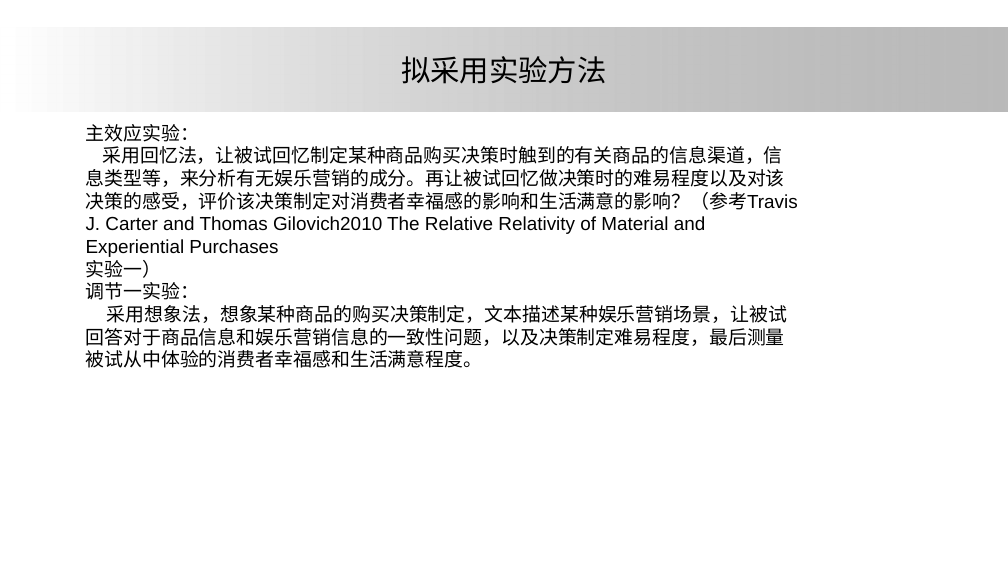
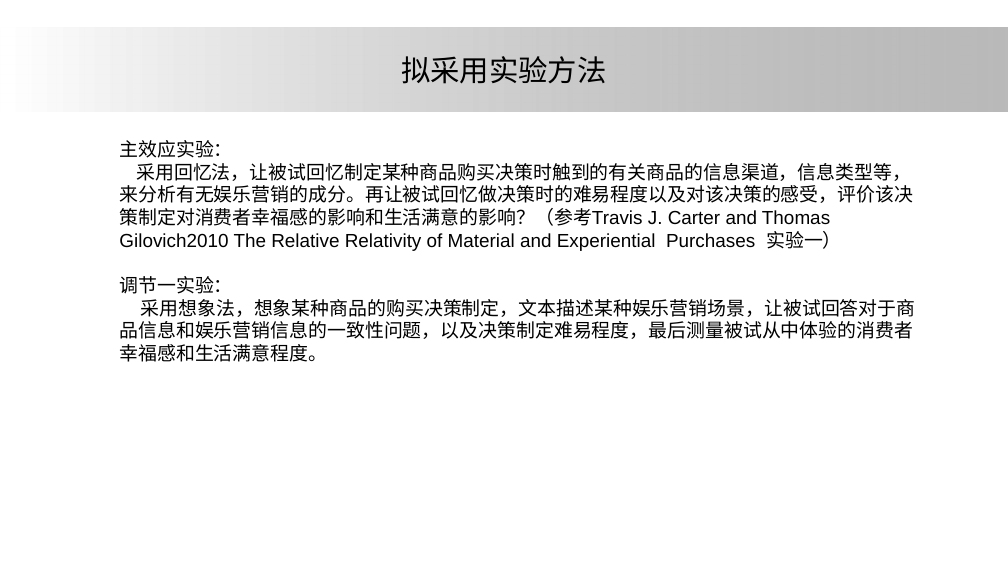
Before and after one commit to ElsaLuo/-, a slide deck: slide 25 of 我的坚果云/研究生搞学术/大论文/论文汇报/one.pptx. Drawn at 1008x567 pixels with LibreOffice and Linux fonts; fonts in the diff are those of the drawing; background and template pictures are left out. Boxes give left, top, right and bottom in pixels: in the first picture for what was removed or moved away, otherwise in the second. Text is boxed around its words. In the diff, an @@ line names an element or a change of style, - is before the commit and + after.

```diff
--- a/我的坚果云/研究生搞学术/大论文/论文汇报/one.pptx
+++ b/我的坚果云/研究生搞学术/大论文/论文汇报/one.pptx
@@ text "主效应实验：": place and size @@
-text "主效应实验：" at bbox=[86, 124, 798, 368]
+text "主效应实验：" at bbox=[119, 140, 916, 362]
@@ text at bbox=[119, 163, 913, 251]: text changed @@
-采用回忆法，让被试回忆制定某种商品购买决策时触到的有关商品的信息渠道，信息类型等，来分析有无娱乐营销的成分。再让被试回忆做决策时的难易程度以及对该决策的感受，评价该决策制定对消费者幸福感的影响和生活满意的影响？（参考Travis J. Carter and Thomas Gilovich2010 The Relative Relativity of Material and Experiential Purchases
-实验一）
+采用回忆法，让被试回忆制定某种商品购买决策时触到的有关商品的信息渠道，信息类型等，来分析有无娱乐营销的成分。再让被试回忆做决策时的难易程度以及对该决策的感受，评价该决策制定对消费者幸福感的影响和生活满意的影响？（参考Travis J. Carter and Thomas Gilovich2010 The Relative Relativity of Material and Experiential Purchases 实验一）
```
Also in this commit, not shown: 7 other slides changed, 1 slide added, 1 other file.
